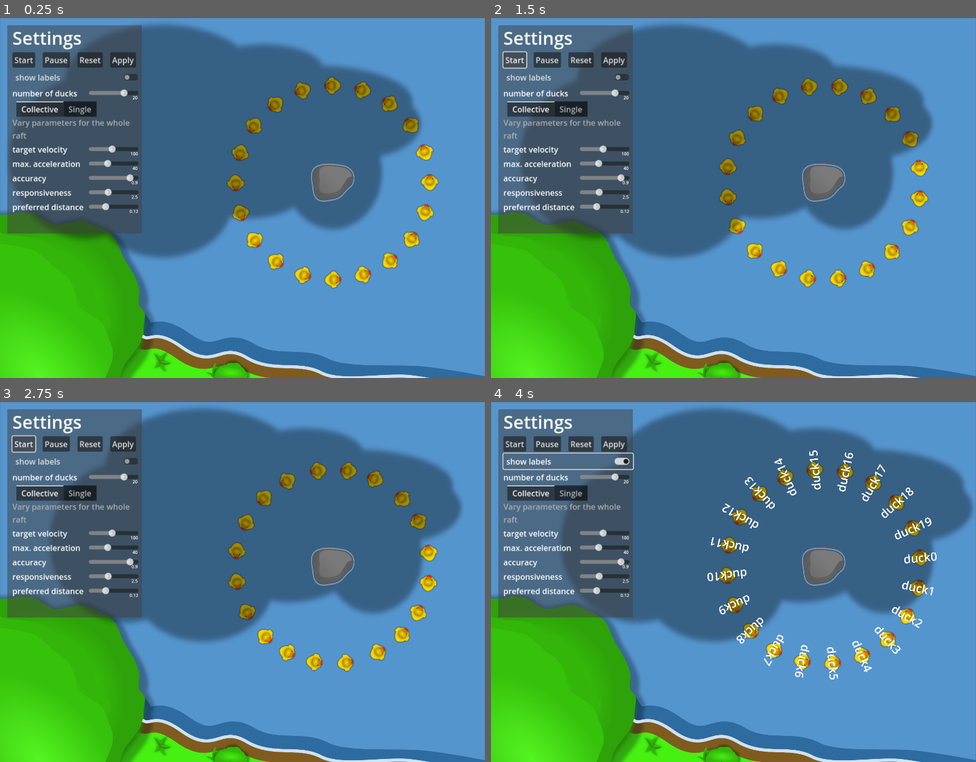
Above: before the commit, frames 1-4 (two rows, left to right).
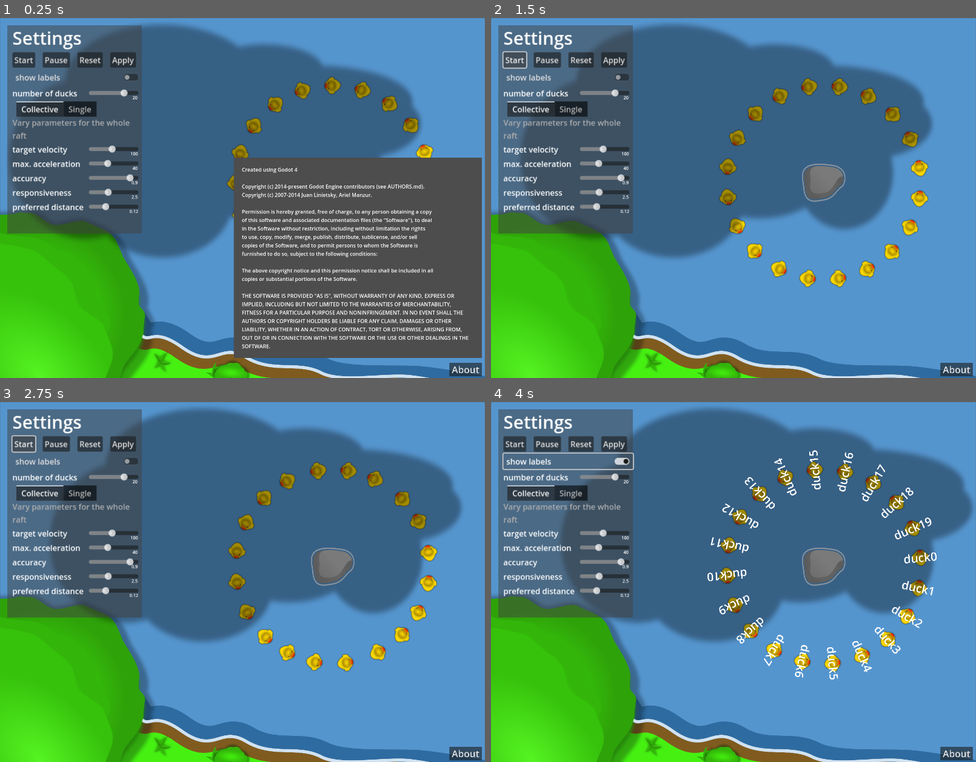
Above: after the commit, the same moments.

Repository: RichtersFinger/DuckTraffic
Game: Godot game, scene res://simulation.tscn
Same seed, same stepped clock (60 frames per second), same inputs: the game is played once before the commit and once after it.
Inputs (mouse positions are in pixels of both pictures, inside the frame that each line leads up to):
- Up to frame 1 (0.25 s): no input
- Up to frame 2 (1.5 s): click (956, 370) at 0.5 s, where only the run after the commit has a clickable "About"; click "Start" at 1.25 s
- Up to frame 3 (2.75 s): click "Start" at 2 s
- Up to frame 4 (4 s): click "Apply" at 2.75 s; click "show labels" at 3.5 s

The runs differ from the first frame. In frame 1, 29% of the frame differs, in the area x 48-100%, y 38-100%; in frame 2, 0.3%; in frame 3, 0.3%; in frame 4, 0.3%.

Commit message:
[docs] add about button

Diff:
--- /dev/null
+++ b/About.gd
@@ -0,0 +1,12 @@
+extends Button
+
+@onready var about_popup = $"../AboutPopup"
+
+var open: bool = false
+
+func _on_pressed():
+	if open:
+		about_popup.hide()
+	else:
+		about_popup.show()
+	open = not open
--- a/simulation.tscn
+++ b/simulation.tscn
@@ -6,6 +6,7 @@
 [ext_resource type="Texture2D" uid="uid://b4aijholtd1fc" path="res://assets/cloud0.png" id="4_5lola"]
 [ext_resource type="Script" path="res://cloud.gd" id="4_gwu72"]
 [ext_resource type="PackedScene" uid="uid://c7vwkk2vcvaai" path="res://settings_slider_option.tscn" id="6_81hte"]
+[ext_resource type="Script" path="res://About.gd" id="6_j4gv2"]
 [ext_resource type="Script" path="res://GUI.gd" id="6_ygy4c"]
 
 [node name="Simulation" type="Node2D"]
@@ -55,6 +56,56 @@
 [node name="Ducks" type="Node" parent="."]
 unique_name_in_owner = true
 
+[node name="About" type="Button" parent="."]
+offset_left = 1390.0
+offset_top = 1066.0
+offset_right = 1890.0
+offset_bottom = 1274.0
+scale = Vector2(0.2, 0.2)
+size_flags_horizontal = 8
+size_flags_vertical = 8
+theme_override_font_sizes/font_size = 146
+text = "About"
+script = ExtResource("6_j4gv2")
+
+[node name="AboutPopup" type="Popup" parent="."]
+position = Vector2i(723, 432)
+size = Vector2i(767, 619)
+visible = true
+
+[node name="MarginContainer" type="MarginContainer" parent="AboutPopup"]
+offset_right = 702.0
+offset_bottom = 569.0
+theme_override_constants/margin_left = 25
+theme_override_constants/margin_top = 25
+theme_override_constants/margin_right = 25
+theme_override_constants/margin_bottom = 25
+
+[node name="Label" type="Label" parent="AboutPopup/MarginContainer"]
+layout_mode = 2
+text = "Created using Godot 4
+
+Copyright (c) 2014-present Godot Engine contributors (see AUTHORS.md).
+Copyright (c) 2007-2014 Juan Linietsky, Ariel Manzur.
+
+Permission is hereby granted, free of charge, to any person obtaining a copy
+of this software and associated documentation files (the \"Software\"), to deal
+in the Software without restriction, including without limitation the rights
+to use, copy, modify, merge, publish, distribute, sublicense, and/or sell
+copies of the Software, and to permit persons to whom the Software is
+furnished to do so, subject to the following conditions:
+
+The above copyright notice and this permission notice shall be included in all
+copies or substantial portions of the Software.
+
+THE SOFTWARE IS PROVIDED \"AS IS\", WITHOUT WARRANTY OF ANY KIND, EXPRESS OR
+IMPLIED, INCLUDING BUT NOT LIMITED TO THE WARRANTIES OF MERCHANTABILITY,
+FITNESS FOR A PARTICULAR PURPOSE AND NONINFRINGEMENT. IN NO EVENT SHALL THE
+AUTHORS OR COPYRIGHT HOLDERS BE LIABLE FOR ANY CLAIM, DAMAGES OR OTHER
+LIABILITY, WHETHER IN AN ACTION OF CONTRACT, TORT OR OTHERWISE, ARISING FROM,
+OUT OF OR IN CONNECTION WITH THE SOFTWARE OR THE USE OR OTHER DEALINGS IN THE
+SOFTWARE."
+
 [node name="GUI" type="MarginContainer" parent="."]
 z_index = 20
 offset_right = 301.0
@@ -264,6 +315,7 @@
 step = 0.01
 value = 0.12
 
+[connection signal="pressed" from="About" to="About" method="_on_pressed"]
 [connection signal="pressed" from="GUI/MarginContainer/VBoxContainer/HBoxContainer/Start" to="GUI" method="_on_start_pressed"]
 [connection signal="pressed" from="GUI/MarginContainer/VBoxContainer/HBoxContainer/Pause" to="GUI" method="_on_pause_pressed"]
 [connection signal="pressed" from="GUI/MarginContainer/VBoxContainer/HBoxContainer/Reset" to="GUI" method="_on_reset_pressed"]
Not shown: 1 places in simulation.tscn that only renumber resources
